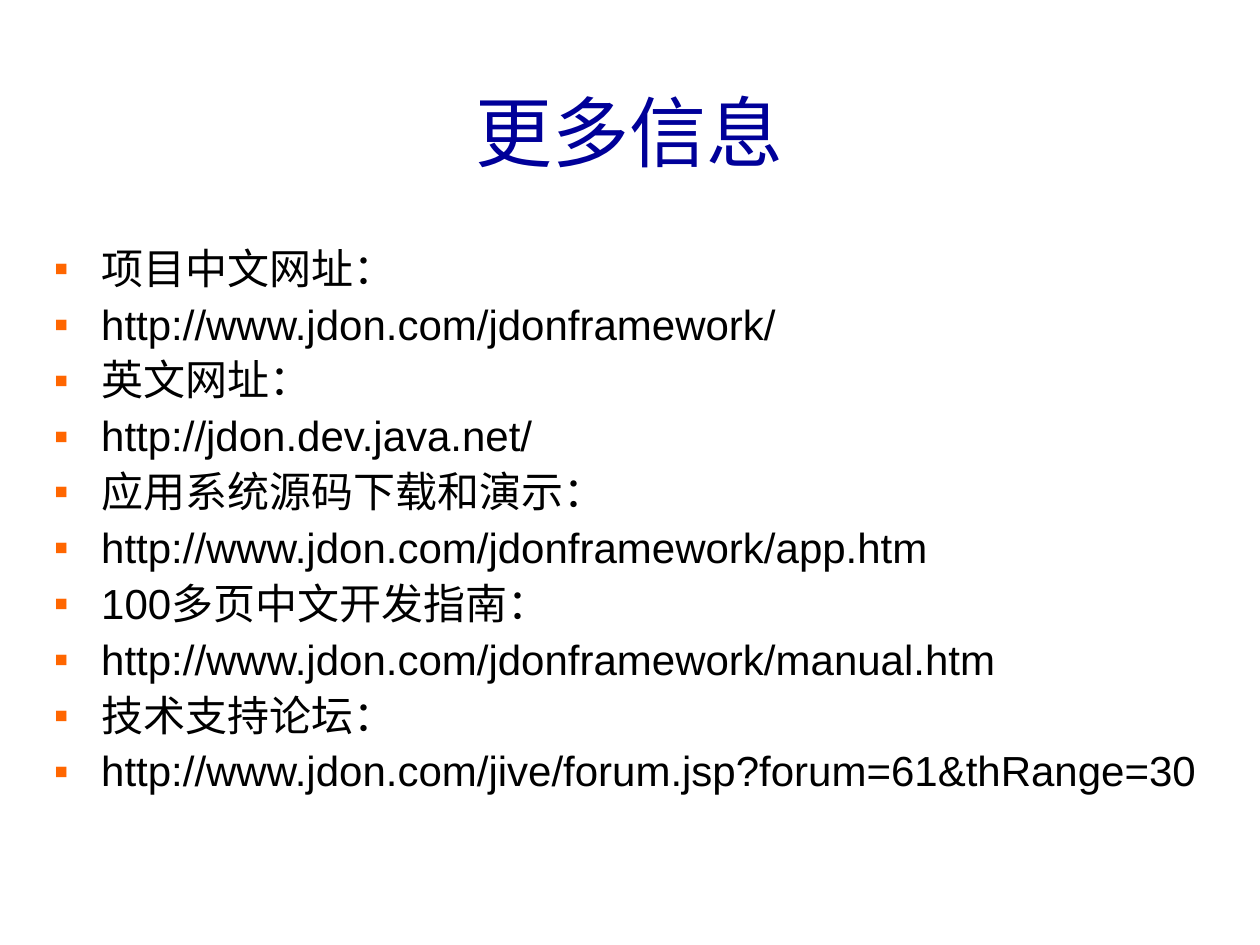
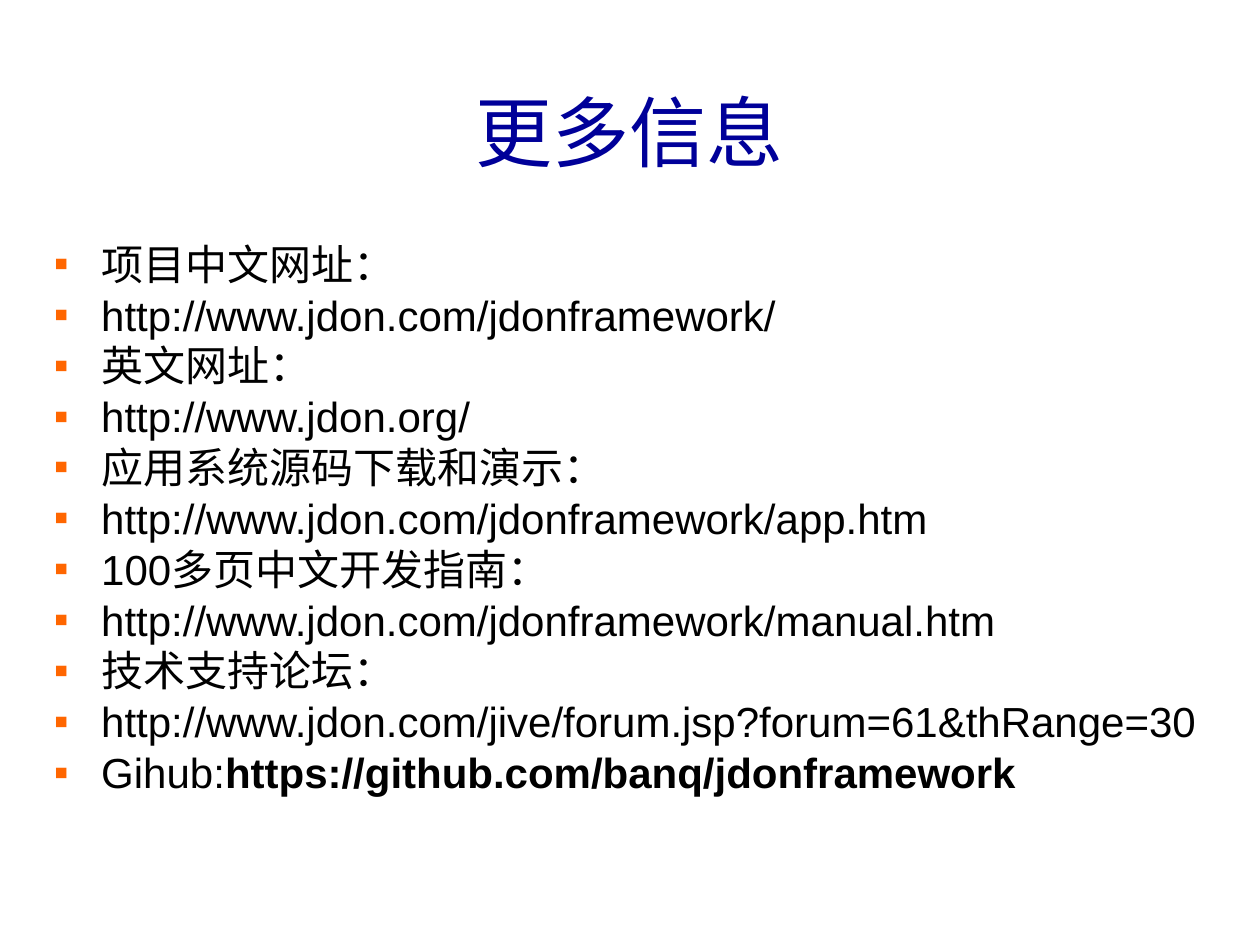
Before and after one commit to banq/jdonframework, a slide deck: slide 75 of doc/chinese/JdonFramework.ppt (slide 71 before the commit). Drawn at 1260x945 pixels with LibreOffice and Linux fonts; fonts in the diff are those of the drawing; background and template pictures are left out. Boxes give left, top, right and bottom in pixels: in the first picture for what was removed or moved away, otherwise in the second. Text is boxed around its words. In the diff, an @@ line names an element or a change of style, - is before the commit and + after.

```diff
--- a/doc/chinese/JdonFramework.ppt
+++ b/doc/chinese/JdonFramework.ppt
@@ text at (101, 244, 1196, 746): line spacing 0.9 to 0.8 @@
@@ text at (101, 401, 470, 441): text changed @@
-▪ http://jdon.dev.java.net/
+▪ http://www.jdon.org/
@@ text at (101, 757, 1015, 797): paragraph added @@
+▪ Gihub:https://github.com/banq/jdonframework
```
Also in this commit, not shown: 5 other slides changed, 5 slides added, 1 slide removed, 13 other files.
